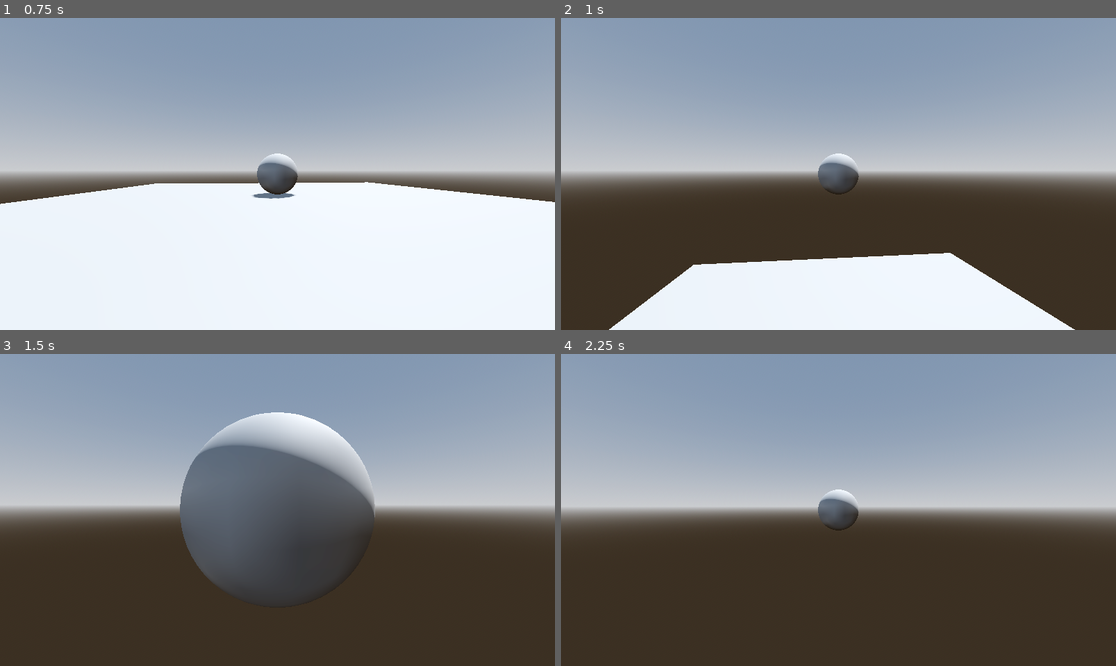
Above: before the commit, frames 1-4 (two rows, left to right).
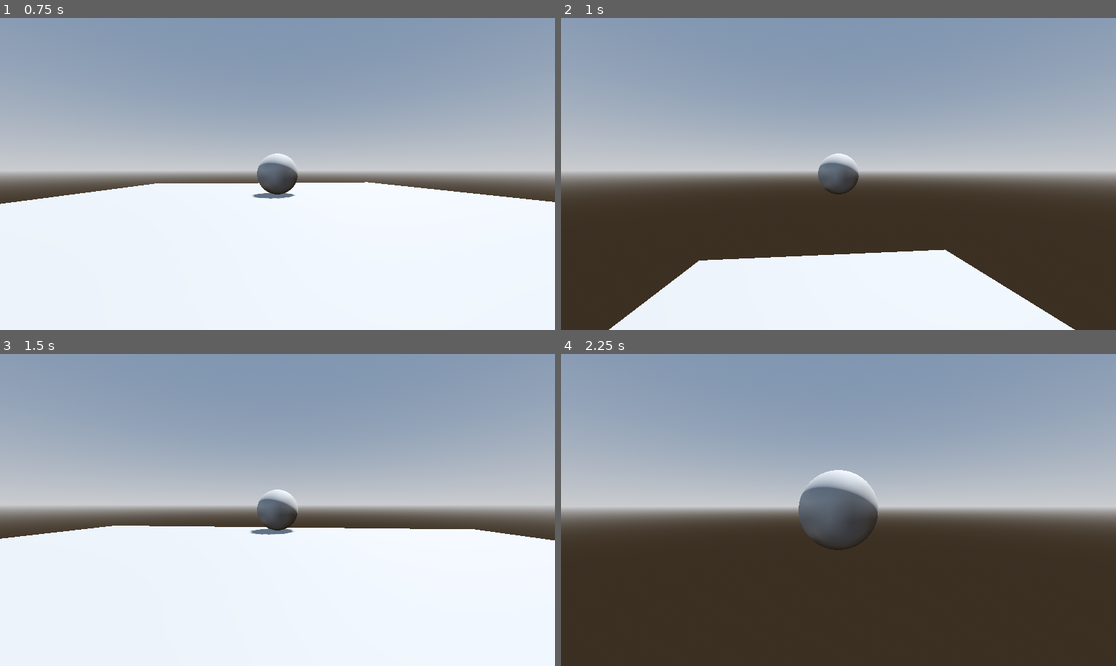
Above: after the commit, the same moments.

Repository: cliff-lilly-jean/pacman-stealth-game
Game: Godot game, scene res://scenes/world/world.tscn
Two runs of this game, one before a commit and one after it. Both use one fixed random seed, a clock stepped at 60 frames per second and the inputs below.
Inputs (mouse positions are in pixels of both pictures, inside the frame that each line leads up to):
- Up to frame 1 (0.75 s): tap Enter at 0.5 s; move the mouse to (305, 174) at 0.52 s; hold W (move_forward) from 0.53 s (still down); hold Shift (dash) from 0.53 s (still down)
- Up to frame 2 (1 s): keep holding W (move_forward); keep holding Shift (dash); tap Space (jump) at 0.77 s; tap Ctrl (sprint, bound only after the commit) at 0.8 s
- Up to frame 3 (1.5 s): keep holding W (move_forward); move the mouse to (249, 510) at 1.27 s; release Shift (dash) at 1.28 s; tap Ctrl (sprint, bound only after the commit) at 1.35 s
- Up to frame 4 (2.25 s): keep holding W (move_forward); tap Space (jump) at 1.52 s; tap Shift (dash) at 1.55 s; move the mouse to (849, 503) at 2.02 s; hold Shift (dash) from 2.03 s (still down)

Frame 1 is identical in both runs. In frame 2, 0.5% of the frame differs, in the area x 24-71%, y 74-80%; in frame 3, 53%, in the area x 0-100%, y 18-100%; in frame 4, 1.6%.

Commit message:
Implemented and updated the sprint and added the input to the map

Diff:
--- a/project.godot
+++ b/project.godot
@@ -89,6 +89,12 @@
 , Object(InputEventKey,"resource_local_to_scene":false,"resource_name":"","device":-1,"window_id":0,"alt_pressed":false …(186 unchanged characters)…
 ]
 }
+sprint={
+"deadzone": 0.2,
+"events": [Object(InputEventKey,"resource_local_to_scene":false,"resource_name":"","device":-1,"window_id":0,"alt_pressed":false,"shift_pressed":false,"ctrl_pressed":false,"meta_pressed":false,"pressed":false,"keycode":0,"physical_keycode":4194326,"key_label":0,"unicode":0,"location":0,"echo":false,"script":null)
+, Object(InputEventJoypadMotion,"resource_local_to_scene":false,"resource_name":"","device":-1,"axis":5,"axis_value":1.0,"script":null)
+]
+}
 
 [physics]
 
--- a/scenes/player/player.gd
+++ b/scenes/player/player.gd
@@ -4,8 +4,9 @@
 const max_look_up_angle: float = deg_to_rad(-65)
 
 @export_group("Movement")
-@export var roll_speed: float
-@export var boost_speed: float
+@export var move_speed: float
+@export var sprint_speed: float
+@export var dash_speed: float
 @export var acceleration: float
 
 @export_group("Jump")
@@ -22,6 +23,9 @@
 @onready var spring_arm: SpringArm3D = $SpringArm3D
 @onready var mesh: MeshInstance3D = $MeshInstance3D
 
+var input_direction: Vector2
+var direction: Vector3
+
 func _ready() -> void:
 	spring_arm.spring_length = spring_length
 	Input.mouse_mode = Input.MOUSE_MODE_CAPTURED
@@ -37,14 +41,16 @@
 	joystick_rotation(delta)
 
 func _physics_process(delta: float) -> void:
-	roll(delta)
+	move(delta)
 	jump(delta)
+	dash(delta)
 	apply_gravity(delta)
 	move_and_slide()
 
-func roll(delta: float) -> void:
-	var input_direction = Input.get_vector("move_left","move_right","move_forward","move_backward")
-	var speed :  float = boost_speed if Input.is_action_pressed("dash") else roll_speed
+func move(delta: float) -> void:
+	input_direction = Input.get_vector("move_left","move_right","move_forward","move_backward")
+
+	var speed :  float = sprint_speed if Input.is_action_pressed("sprint") else move_speed
 	var desired_velocity: Vector3 = Vector3(input_direction.x, 0, input_direction.y) * speed
 
 	if input_direction.length() >= 0.1:
@@ -66,5 +72,10 @@
 	if is_on_floor() and Input.is_action_just_pressed("jump"):
 		velocity.y = jump_force
 
+func dash(delta: float) -> void:
+	if is_on_floor() and Input.is_action_just_pressed("dash"):
+
+		print("Dash: , ", velocity)
+
 func apply_gravity(delta: float) -> void:
 	velocity.y -= gravity
--- a/scenes/player/player.tscn
+++ b/scenes/player/player.tscn
@@ -11,8 +11,9 @@
 
 [node name="Player" type="CharacterBody3D" unique_id=573448500]
 script = ExtResource("1_8afob")
-roll_speed = 5.0
-boost_speed = 10.0
+move_speed = 5.0
+sprint_speed = 10.0
+dash_speed = 40.0
 acceleration = 20.0
 jump_force = 20.0
 mouse_sensitivity = 0.001
